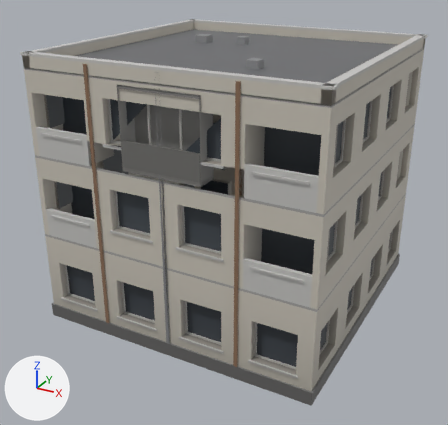
One commit to the glTF model assets/props/building_corner.glb: the scene before it, then after it.
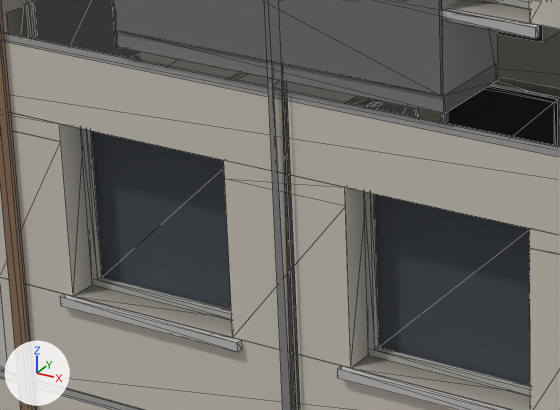
There are two pictures of each version: one whole from a camera (50 mm lens) standing at (10.78, -20.91, 13.87) and looking at (-0.26, -0.83, 3.83), one close up on the part from 21% to 51% of the width and 38% to 61% of the height. The lights are fixed; the arrows at lower left show +X, +Y and +Z. The first two pictures are the older version. The close-ups show mesh edges as thin lines. Vertices at exactly the same position are counted once.

The first close-up shows 'building_corner.001'.
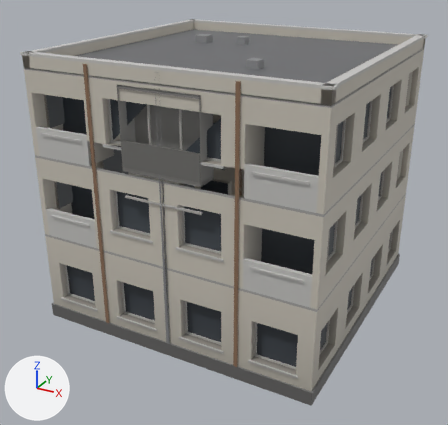
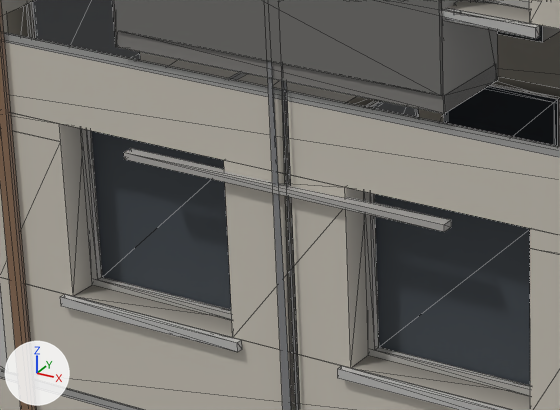
What differs and where, as boxes (x1, y1, x2, y2) in the close-ups (560 x 410 px):
part 1 of me_building_corner_001, added
    after: (124, 148, 451, 232)

What changed in the scene script:
```text
Change me_building_corner_001:
    used by ob_building_corner_001; location = (0.0, 0.0, 0.0)
    remove me_building_corner_001.from_pydata(...)  # 1869 vertices, 3213 faces; spans x -5.57..5.57, y -5.53..5.53, z 0.0..10.39
    add me_building_corner_001.from_pydata(...)  # 1945 vertices, 3333 faces; spans x -5.57..5.57, y -5.53..5.53, z 0.0..10.39
    me_building_corner_001 part 1: a new loose piece, a box spanning x -1.49..1.49, y -5.532..-5.432, z 5.91..5.97, in mat_defaultmaterial
    other edits to the shape of me_building_corner_001 do not show in these pictures
```
